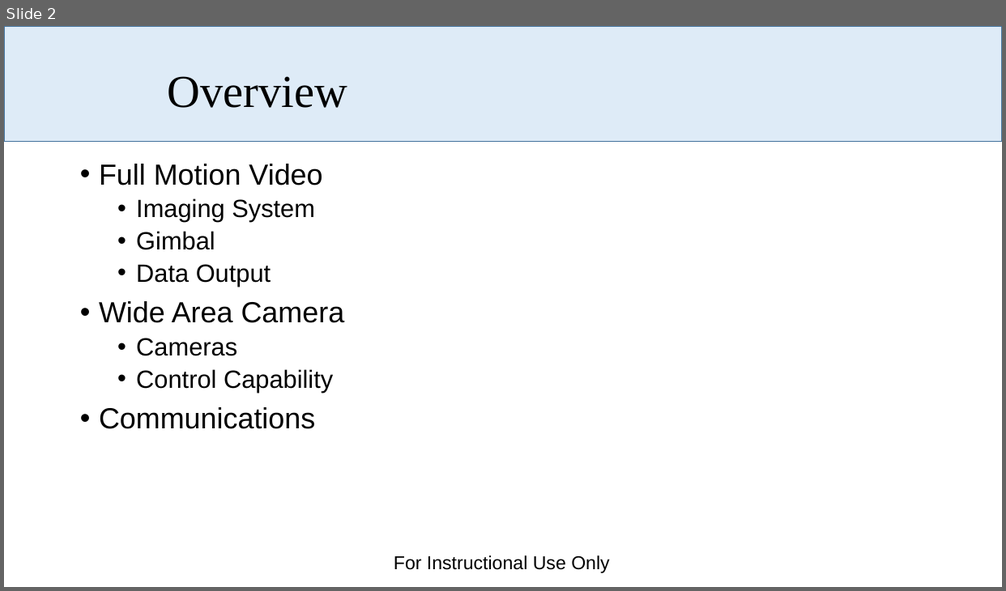
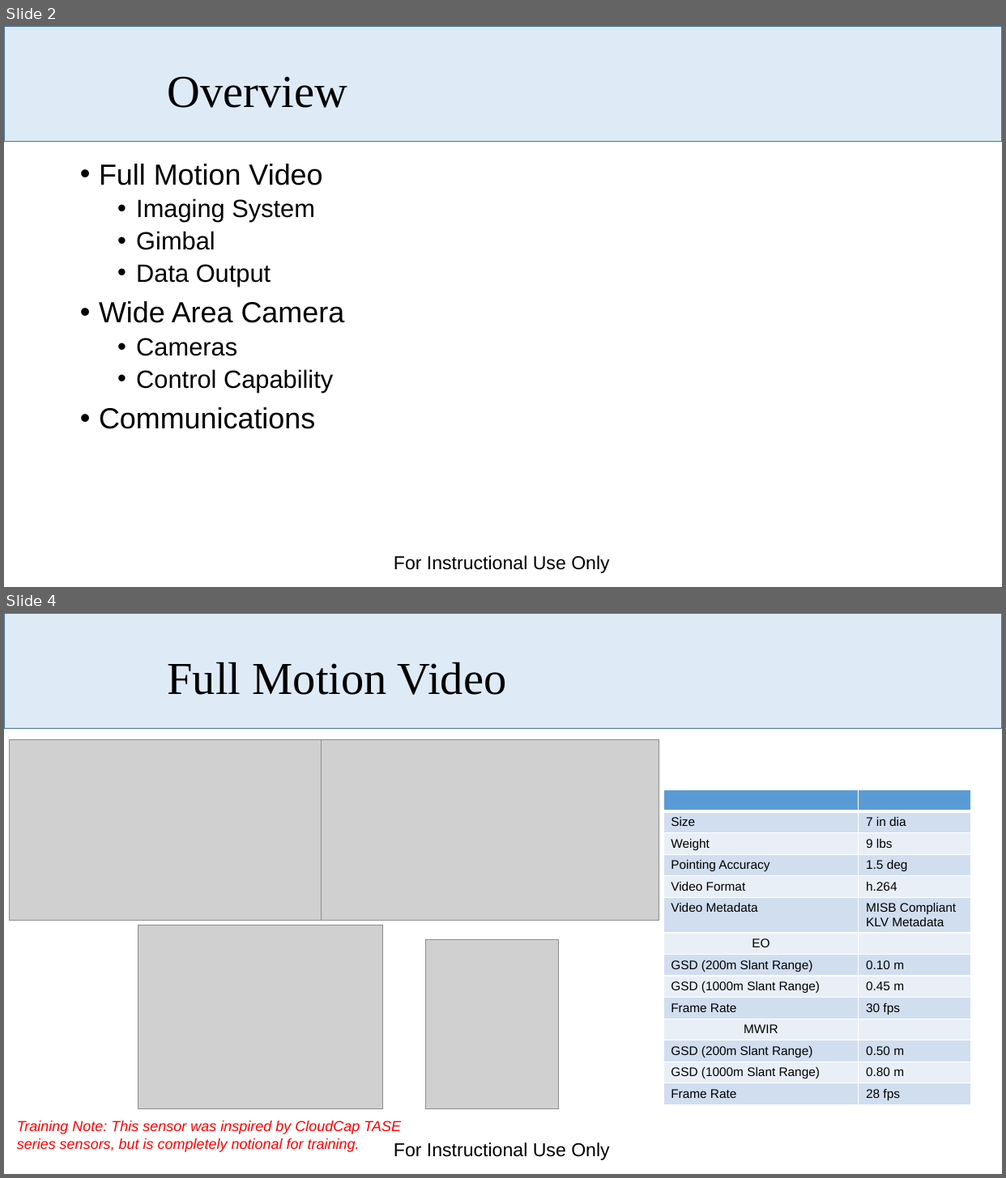
Before and after one commit to dabarrett/rqmtReviewer, a slide deck: Documents/Payloads Overview.pptx. Shown one above the other, each under a label of ours: slide 2 before the commit, slides 2 and 4 after it; the slides between them are not shown. The pictures are 1006x591 and 1006x1178 pixels, drawn with LibreOffice and Linux fonts; fonts in the diff are those of the drawing; grey boxes stand for pictures; background and template pictures are left out. Boxes give left, top, right and bottom in pixels: in the first picture for what was removed or moved away, otherwise in the second. Text is boxed around its words. In the diff, an @@ line names an element or a change of style, - is before the commit and + after.

```diff
--- a/Documents/Payloads Overview.pptx
+++ b/Documents/Payloads Overview.pptx
@@ slide 4 added at [4,613,1002,1174], background #FFFFFF; not listed: 2 template elements that a slide beside it also shows @@
@@ title added at [168,662,506,695], 44 pt, text #000000 @@
+Full Motion Video
@@ picture added at [9,739,330,921] @@
@@ picture added at [322,739,659,921] @@
@@ table added at [663,790,972,1120], 14 rows, 2 columns @@
+ | 
+Size | 7 in dia
+Weight | 9 lbs
+Pointing Accuracy | 1.5 deg
+Video Format | h.264
+Video Metadata | MISB Compliant KLV Metadata
+EO | 
+GSD (200m Slant Range) | 0.10 m
+GSD (1000m Slant Range) | 0.45 m
+Frame Rate | 30 fps
+MWIR | 
+GSD (200m Slant Range) | 0.50 m
+GSD (1000m Slant Range) | 0.80 m
+Frame Rate | 28 fps
@@ picture added at [138,925,383,1110] @@
@@ picture added at [425,940,559,1110] @@
@@ text added at [17,1121,401,1152], 14 pt, text #FF0000, italic @@
+Training Note: This sensor was inspired by CloudCap TASE series sensors, but is completely notional for training.
```
Also in this commit, not shown: 3 other slides added, 3 slides removed, 4 other files.
